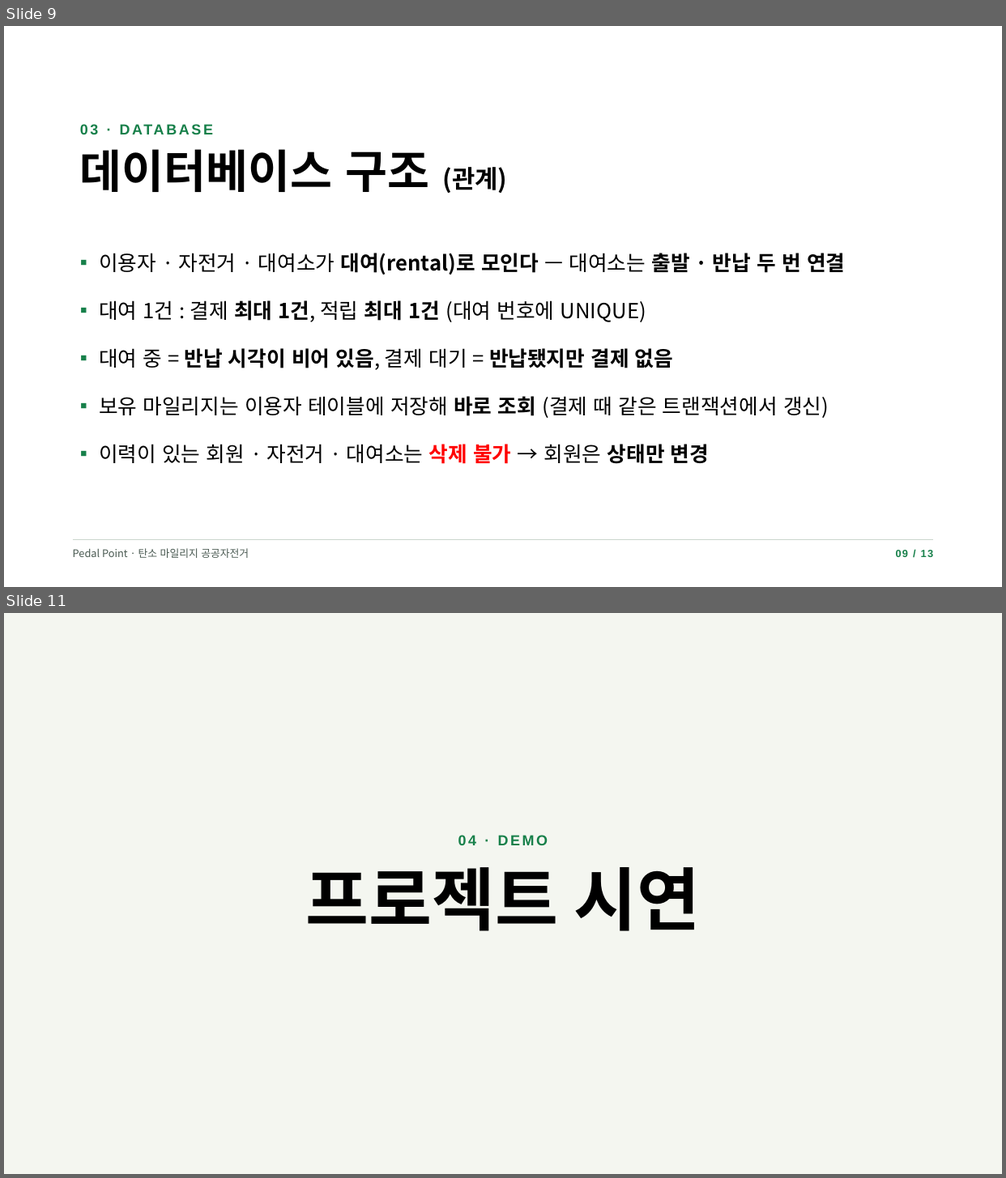
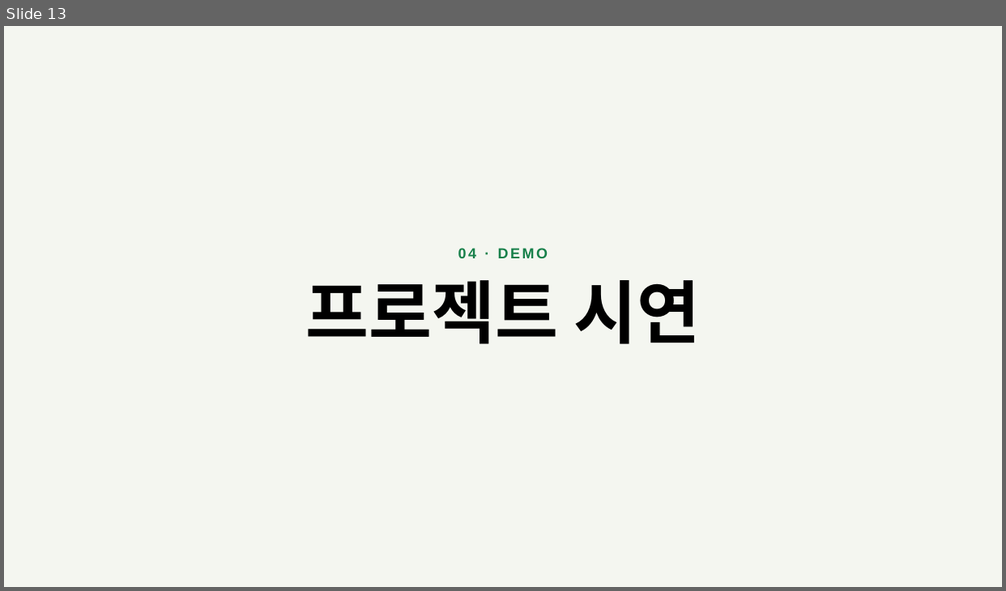
Before and after one commit to huny4daniel/pedal-point, a slide deck: docs/데이터베이스 최종 발표 5조.pptx. Shown one above the other, each under a label of ours: slides 9 and 11 before the commit, slide 13 after it; the slides between them are not shown. The pictures are 1006x1178 and 1006x591 pixels, drawn with LibreOffice and Linux fonts; fonts in the diff are those of the drawing. Boxes give left, top, right and bottom in pixels: in the first picture for what was removed or moved away, otherwise in the second. Text is boxed around its words. In the diff, an @@ line names an element or a change of style, - is before the commit and + after.

Commit message:
발표 자료 정리
- 개발 계획 발표 자료 파일명 변경
- 최종 발표 자료 갱신

```diff
--- a/docs/데이터베이스 최종 발표 5조.pptx
+++ b/docs/데이터베이스 최종 발표 5조.pptx
@@ slide 9 removed at box(4, 26, 1002, 587), background #FFFFFF @@
@@ text removed at box(73, 117, 564, 141) @@
-03 · DATABASE
@@ title removed at box(80, 149, 508, 193) @@
-데이터베이스 구조 (관계)
@@ text removed at box(99, 253, 845, 464) @@
-▪ 이용자 · 자전거 · 대여소가 대여(rental)로 모인다 — 대여소는 출발 · 반납 두 번 연결
-▪ 대여 1건 : 결제 최대 1건, 적립 최대 1건 (대여 번호에 UNIQUE)
-▪ 대여 중 = 반납 시각이 비어 있음, 결제 대기 = 반납됐지만 결제 없음
-▪ 보유 마일리지는 이용자 테이블에 저장해 바로 조회 (결제 때 같은 트랜잭션에서 갱신)
-▪ 이력이 있는 회원 · 자전거 · 대여소는 삭제 불가 → 회원은 상태만 변경
@@ line removed from (73, 540) to (934, 540) @@
@@ text removed at box(73, 548, 249, 558) @@
-Pedal Point · 탄소 마일리지 공공자전거
@@ text removed at box(896, 550, 934, 557) @@
-09 / 13
@@ what was slide 11 is now slide 13 @@
```
Also in this commit, not shown: 8 slides changed, 4 slides added, 1 other slide removed, 2 other files.
